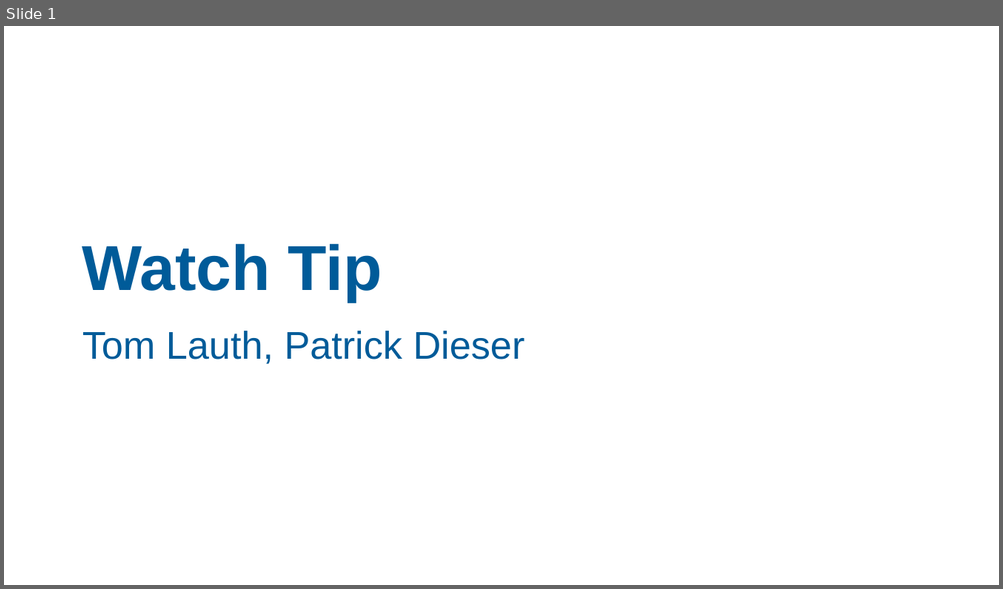
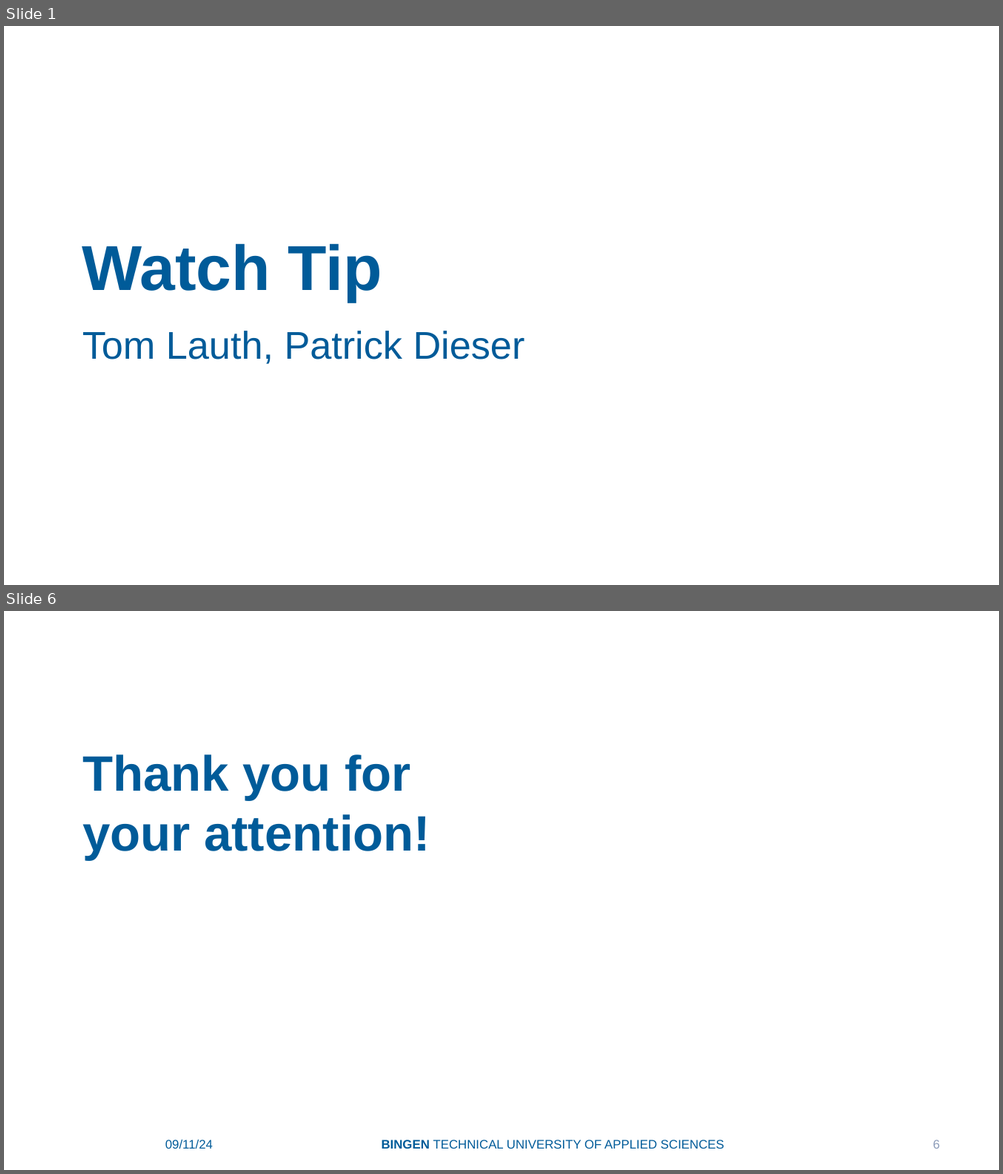
Before and after one commit to Padinator/Watch-Tip, a slide deck: slides-decks/pitch-presentation.pptx. Shown one above the other, each under a label of ours: slide 1 before the commit, slides 1 and 6 after it; the slides between them are not shown. The pictures are 1003x589 and 1003x1174 pixels, drawn with LibreOffice and Linux fonts; fonts in the diff are those of the drawing; background and template pictures are left out. Boxes give left, top, right and bottom in pixels: in the first picture for what was removed or moved away, otherwise in the second. Text is boxed around its words. In the diff, an @@ line names an element or a change of style, - is before the commit and + after.

Commit message:
Added references, thank-you-for-your-attention-page and generalized font type and font size

```diff
--- a/slides-decks/pitch-presentation.pptx
+++ b/slides-decks/pitch-presentation.pptx
@@ slide 6 added at <box>4,611,999,1170</box>, background picture (left out) @@
@@ text added at <box>82,755,430,860</box>, 36 pt, text #005B99, bold @@
+Thank you for
+your attention!
@@ text added at <box>165,1139,213,1149</box>, 9 pt, text #005B99 @@
+09/11/24
@@ text added at <box>381,1140,724,1149</box>, 9 pt, text #005B99 @@
+BINGEN TECHNICAL UNIVERSITY OF APPLIED SCIENCES
@@ page number added at <box>933,1140,939,1149</box>, 9 pt, text #8C9BBA @@
+6
```
Also in this commit, not shown: 4 slides changed, 1 other slide added.
